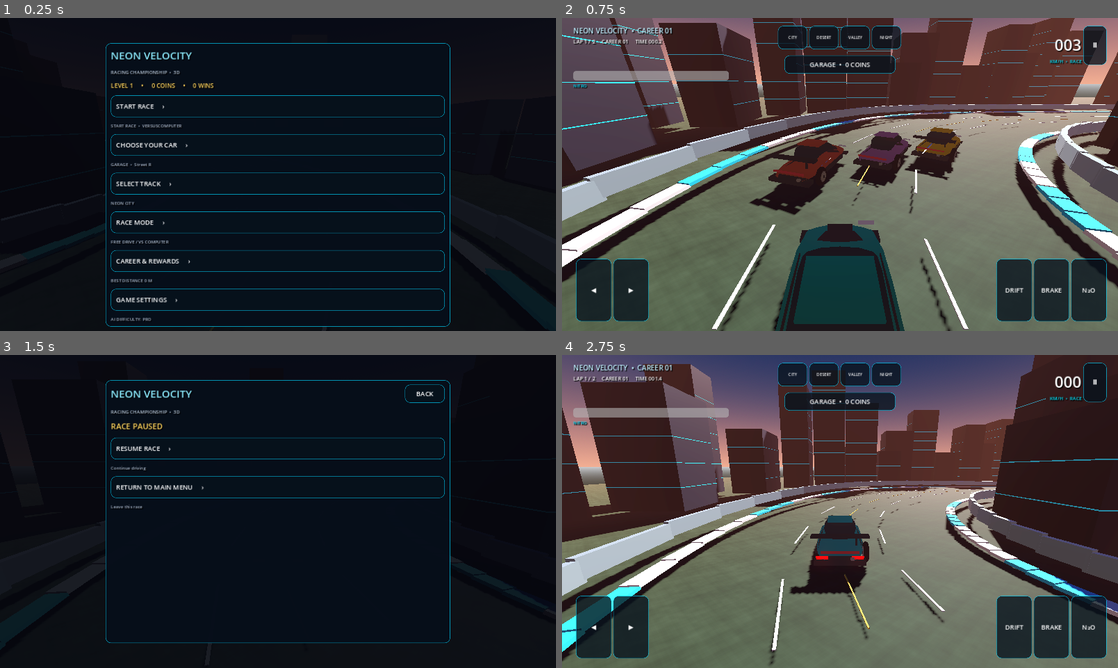
Above: before the commit, frames 1-4 (two rows, left to right).
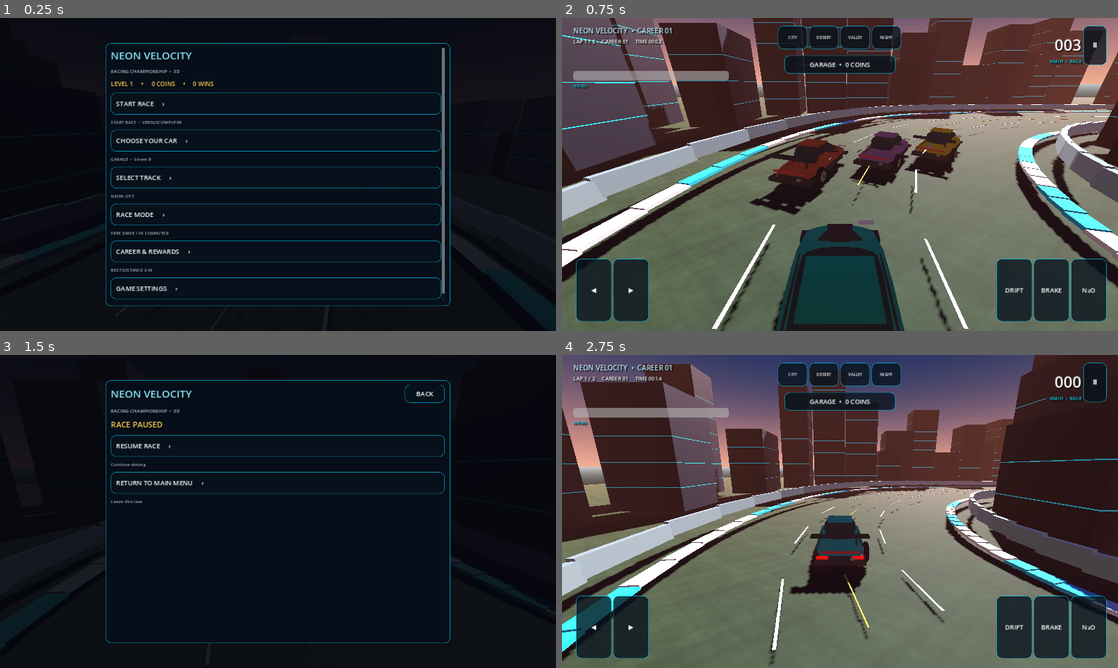
Above: after the commit, the same moments.

Repository: Deeprows/GAMEZ-2
Game: Godot game, scene res://scenes/main.tscn
Two runs of this game, one before a commit and one after it. Both use one fixed random seed, a clock stepped at 60 frames per second and the inputs below.
Inputs:
- Up to frame 1 (0.25 s): no input
- Up to frame 2 (0.75 s): click "START RACE ›" at 0.5 s
- Up to frame 3 (1.5 s): click "Ⅱ" at 1.25 s
- Up to frame 4 (2.75 s): click "RESUME RACE ›" at 2 s

The runs differ from the first frame. In frame 1, 6.1% of the frame differs, in the area x 19-81%, y 9-99%; in frame 2, nothing differs; in frame 3, 2.0%; in frame 4, nothing differs.

Commit message:
Make game menus scroll safely on mobile screens

Diff:
--- a/scripts/mobile_hud.gd
+++ b/scripts/mobile_hud.gd
@@ -140,9 +140,14 @@
 	menu_card.anchor_bottom = 0.92
 	menu_card.add_theme_stylebox_override("panel", _panel_style(Color(0.025, 0.055, 0.10, 0.98)))
 	menu_overlay.add_child(menu_card)
+	var scroll := ScrollContainer.new()
+	scroll.size_flags_horizontal = Control.SIZE_EXPAND_FILL
+	scroll.size_flags_vertical = Control.SIZE_EXPAND_FILL
+	menu_card.add_child(scroll)
 	menu_content = VBoxContainer.new()
-	menu_content.add_theme_constant_override("separation", 12)
-	menu_card.add_child(menu_content)
+	menu_content.size_flags_horizontal = Control.SIZE_EXPAND_FILL
+	menu_content.add_theme_constant_override("separation", 10)
+	scroll.add_child(menu_content)
 
 func _show_menu_page(page: String) -> void:
 	for child in menu_content.get_children():
